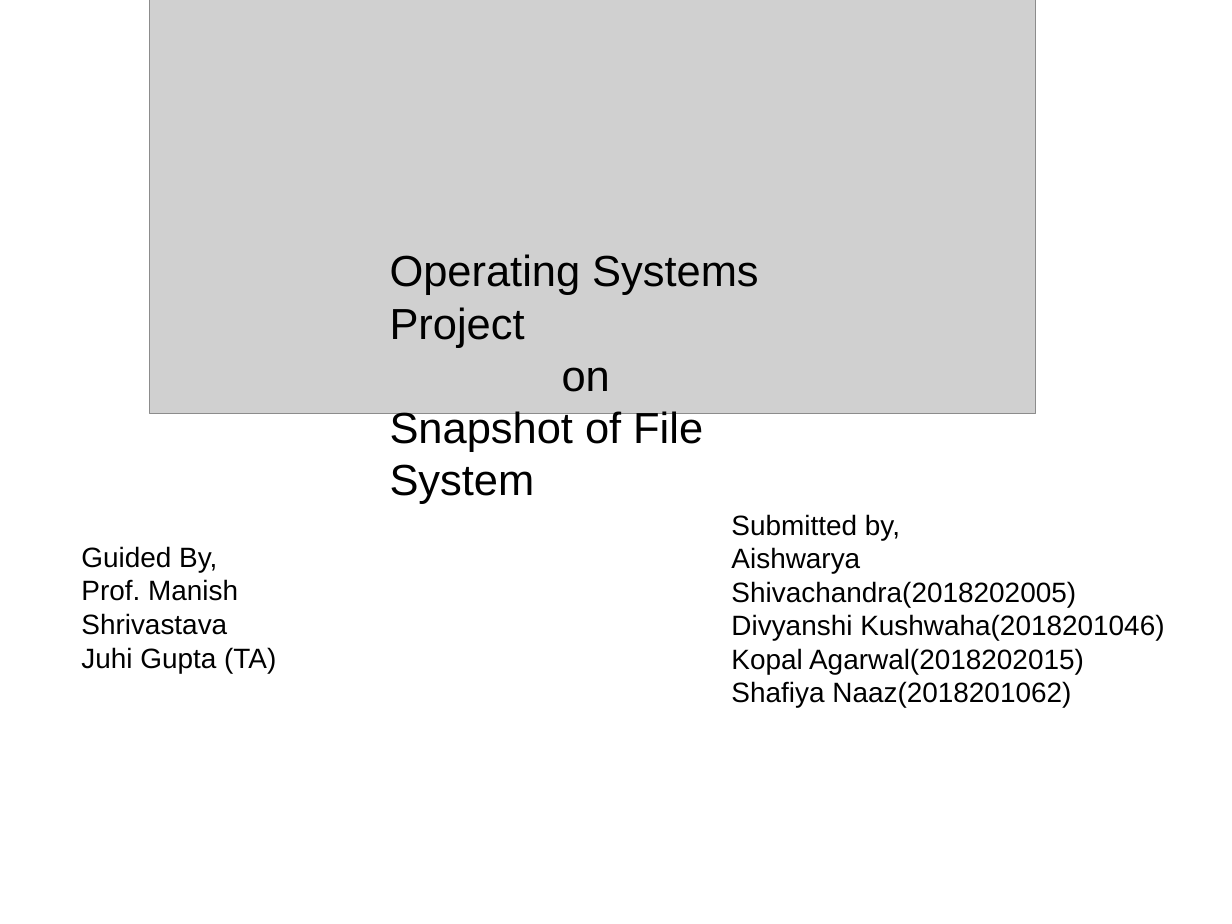
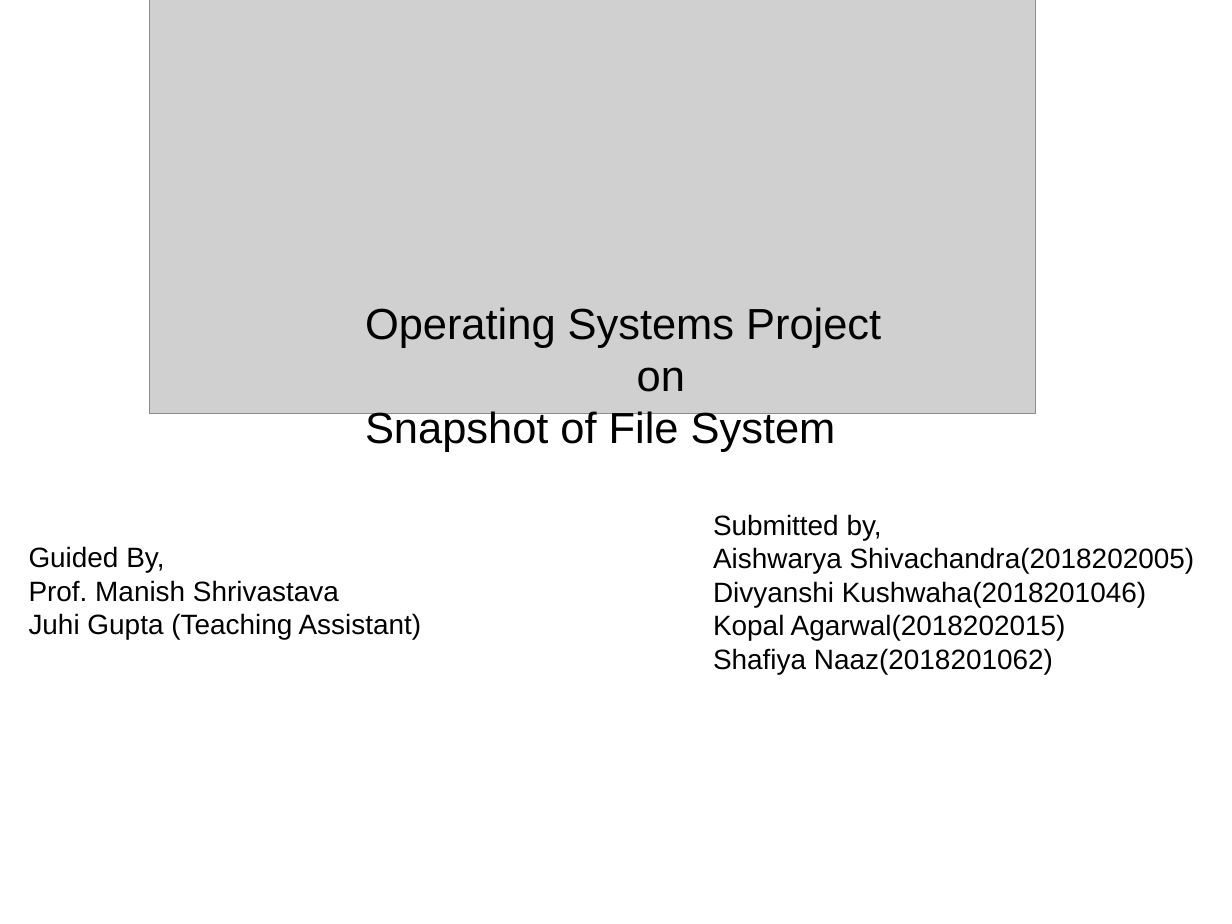
Before and after one commit to aishwarya202005/Snapshot-of-a-file-system, a slide deck: slide 1 of os project.pptx. Drawn at 1232x924 pixels with LibreOffice and Linux fonts; fonts in the diff are those of the drawing; grey boxes stand for pictures; background and template pictures are left out. Boxes give left, top, right and bottom in pixels: in the first picture for what was removed or moved away, otherwise in the second. Text is boxed around its words. In the diff, an @@ line names an element or a change of style, - is before the commit and + after.

```diff
--- a/os project.pptx
+++ b/os project.pptx
@@ text "Operating Systems Project" rewrapped from (390,254,758,504) to (365,307,881,452) @@
@@ text "Submitted by," rewrapped from (731,514,1164,707) to (713,514,1195,674) @@
@@ text "Guided By,": place and size @@
-text "Guided By," at (81,546,276,673)
+text "Guided By," at (29,546,422,639)
@@ text at (29,613,422,639): text changed @@
-Juhi Gupta (TA)
+Juhi Gupta (Teaching Assistant)
```
Also in this commit, not shown: 13 other slides changed.
